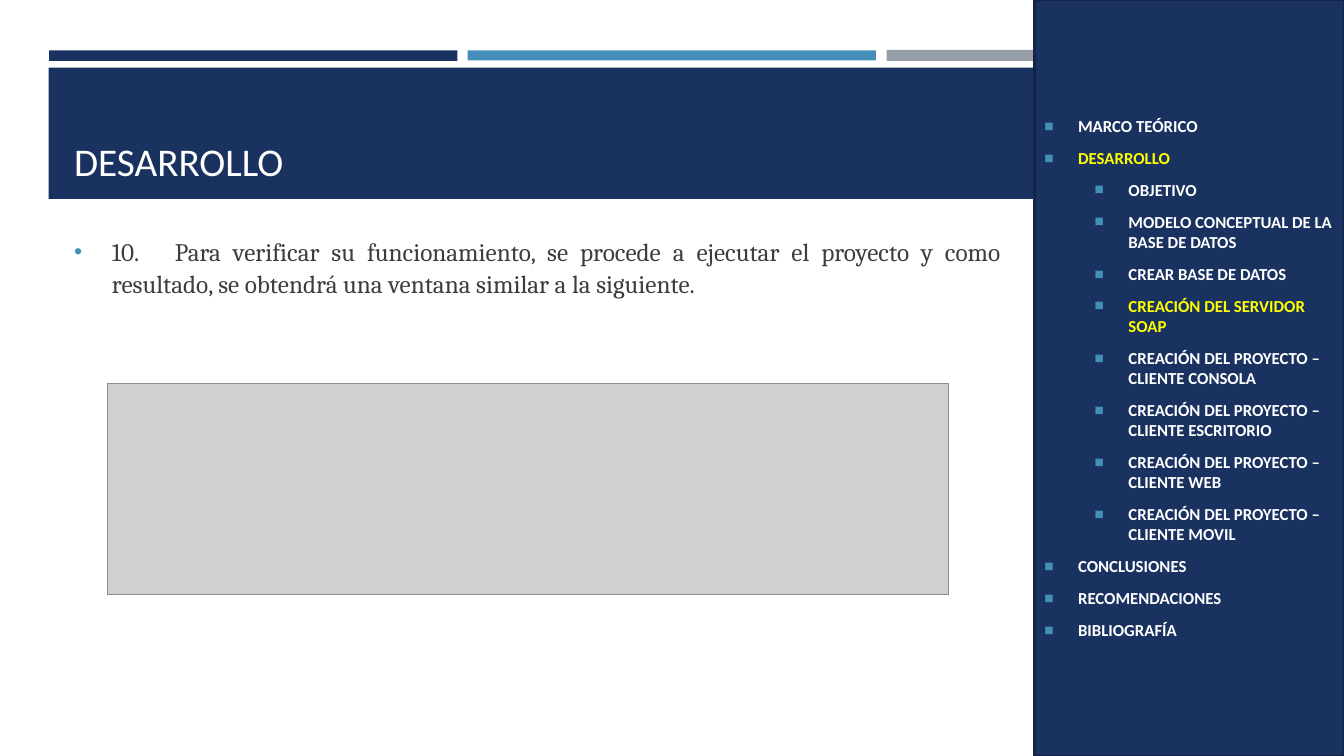
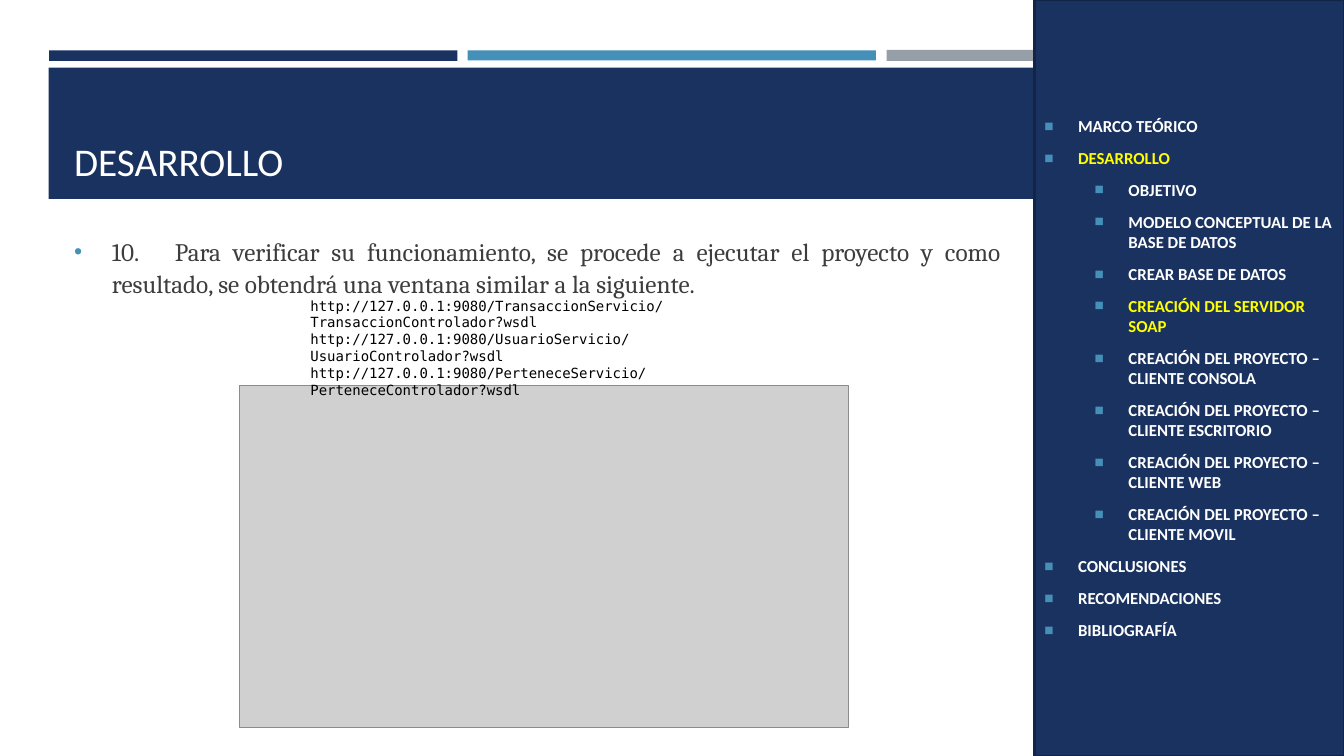
Before and after one commit to MateoMedranda/SoftwareArchitecture_Monster, a slide deck: slide 18 of TG.1.1. PAO202651_EUREKABANK_SOAP_JAVA_NRC36884_GR07/05. DOCUMENTACION/SOAP_EUREKABANK_JAVA_SOAP_GR07.pptx. Drawn at 1344x756 pixels with LibreOffice and Linux fonts; fonts in the diff are those of the drawing; grey boxes stand for pictures. Boxes give left, top, right and bottom in pixels: in the first picture for what was removed or moved away, otherwise in the second. Text is boxed around its words. In the diff, an @@ line names an element or a change of style, - is before the commit and + after.

```diff
--- a/TG.1.1. PAO202651_EUREKABANK_SOAP_JAVA_NRC36884_GR07/05. DOCUMENTACION/SOAP_EUREKABANK_JAVA_SOAP_GR07.pptx
+++ b/TG.1.1. PAO202651_EUREKABANK_SOAP_JAVA_NRC36884_GR07/05. DOCUMENTACION/SOAP_EUREKABANK_JAVA_SOAP_GR07.pptx
@@ text added at box(310, 300, 663, 395), 10 pt, text #000000 @@
+http://127.0.0.1:9080/TransaccionServicio/TransaccionControlador?wsdl
+http://127.0.0.1:9080/UsuarioServicio/UsuarioControlador?wsdl
+http://127.0.0.1:9080/PerteneceServicio/PerteneceControlador?wsdl
@@ picture removed at box(108, 384, 949, 595) @@
@@ picture added at box(240, 386, 849, 728) @@
```
Also in this commit, not shown: 27 other slides changed, 2 slides removed, 2 other files.
